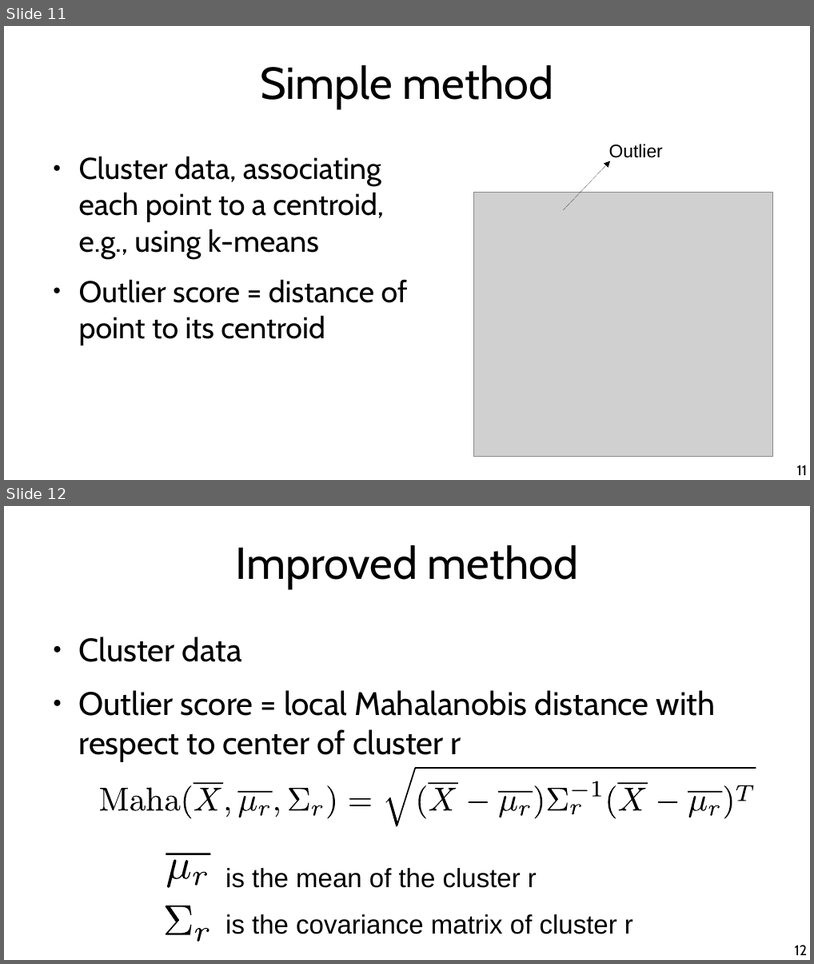
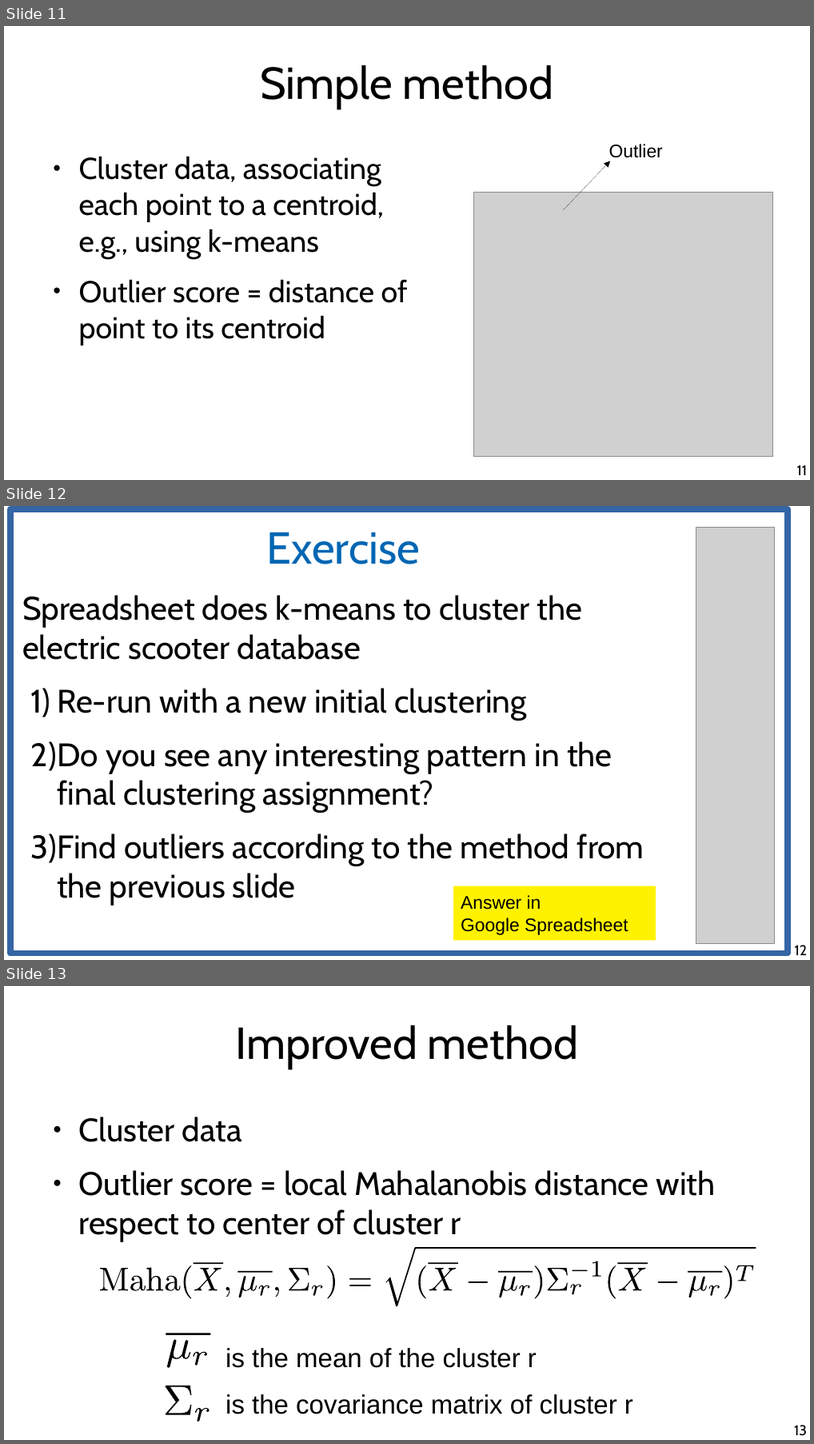
Before and after one commit to chatox/data-mining-course, a slide deck: theory/tt20_outliers_probability_density.odp. Shown one above the other, each under a label of ours: slides 11 and 12 before the commit, slides 11, 12 and 13 after it. The pictures are 814x964 and 814x1444 pixels, drawn with LibreOffice and Linux fonts; fonts in the diff are those of the drawing; grey boxes stand for pictures. Boxes give left, top, right and bottom in pixels: in the first picture for what was removed or moved away, otherwise in the second. Text is boxed around its words. In the diff, an @@ line names an element or a change of style, - is before the commit and + after.

Commit message:
Clustering-based method

```diff
--- a/theory/tt20_outliers_probability_density.odp
+++ b/theory/tt20_outliers_probability_density.odp
@@ slide 12 added at (x1=4, y1=506, x2=810, y2=960), background #FFFFFF @@
@@ rectangle added at (x1=10, y1=509, x2=789, y2=953), outline #3465A4 6.01 pt @@
@@ picture added at (x1=696, y1=528, x2=775, y2=944) @@
@@ title added at (x1=267, y1=532, x2=420, y2=564), 44 pt, text #0066B3 @@
+Exercise
@@ text added at (x1=22, y1=595, x2=645, y2=904), 32 pt, text #000000 @@
+Spreadsheet does k-means to cluster the electric scooter database
+1) Re-run with a new initial clustering
+2) Do you see any interesting pattern in the final clustering assignment?
+3) Find outliers according to the method from the previous slide
@@ rectangle added at (x1=454, y1=886, x2=656, y2=940), fill #FFF200, 18 pt, text #000000 @@
+Answer in
+Google Spreadsheet
@@ page number added at (x1=795, y1=944, x2=808, y2=955), 14 pt, text #000000 @@
+12
@@ what was slide 12 is now slide 13 @@
@@ page number at (x1=794, y1=1424, x2=807, y2=1436): text changed @@
-12
+13
```
Also in this commit, not shown: 3 slides changed, 1 other file.
